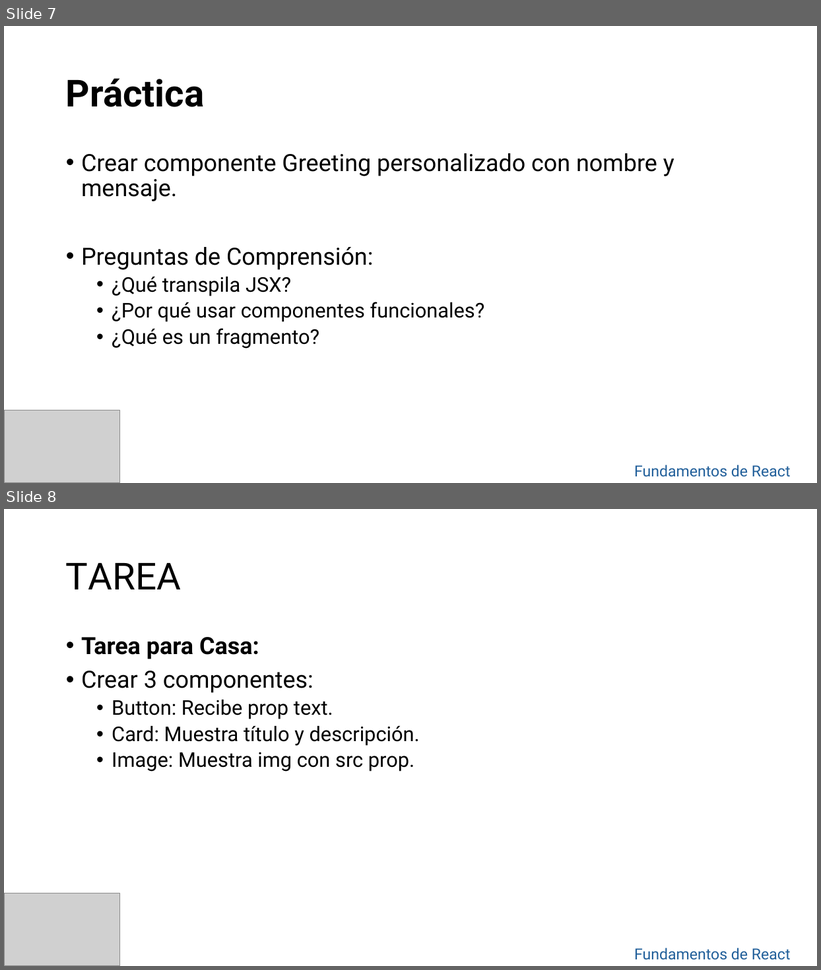
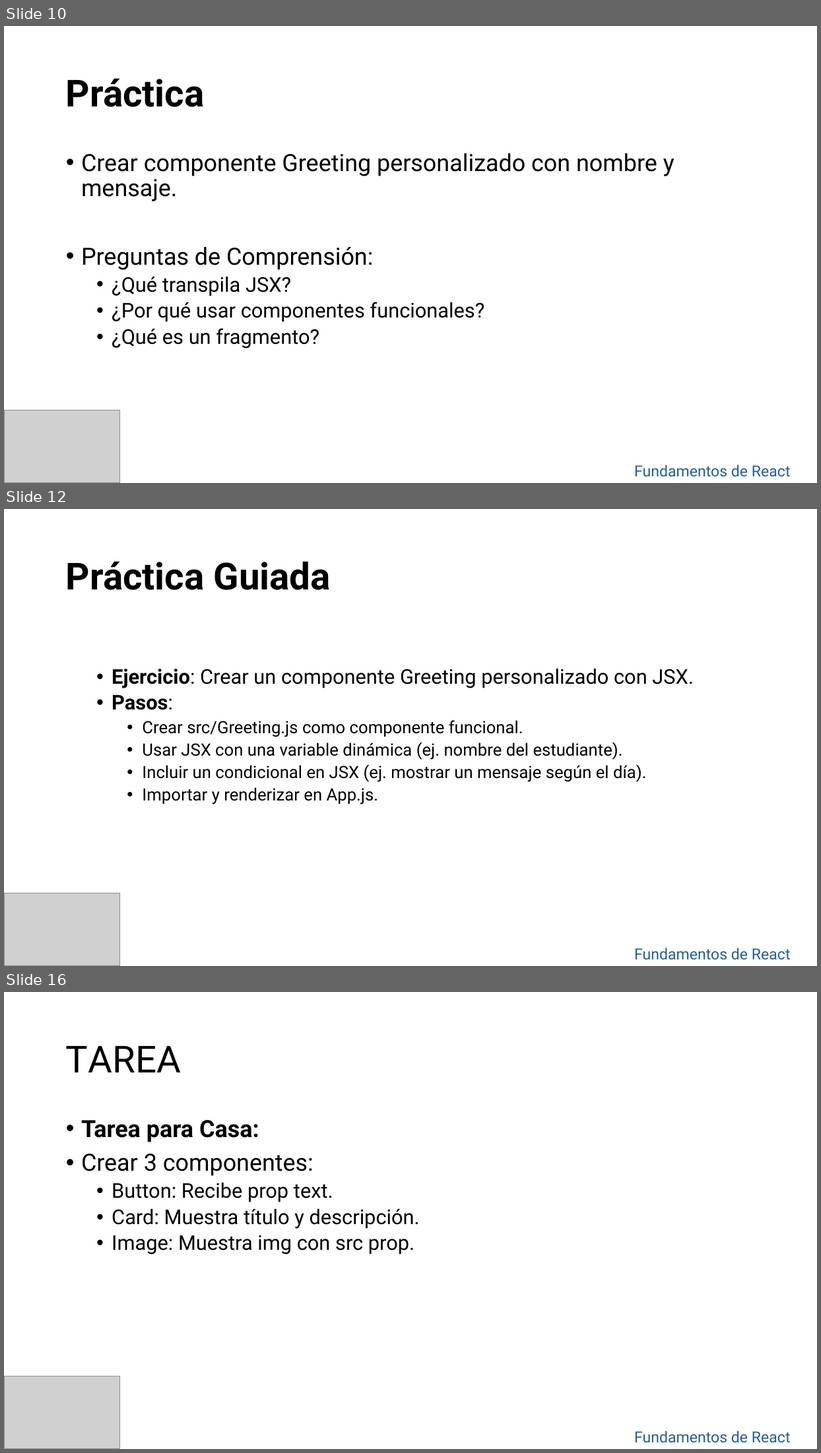
Before and after one commit to jompy31/Curso_react_2025, a slide deck: Clase 2.pptx. Shown one above the other, each under a label of ours: slides 7 and 8 before the commit, slides 10, 12 and 16 after it; the slides between them are not shown. The pictures are 821x970 and 821x1453 pixels, drawn with LibreOffice and Linux fonts; fonts in the diff are those of the drawing; grey boxes stand for pictures; background and template pictures are left out. Boxes give left, top, right and bottom in pixels: in the first picture for what was removed or moved away, otherwise in the second. Text is boxed around its words. In the diff, an @@ line names an element or a change of style, - is before the commit and + after.

```diff
--- a/Clase 2.pptx
+++ b/Clase 2.pptx
@@ slide 12 added at (4,509,817,966), background picture (left out) @@
@@ title added at (66,561,331,590), 44 pt, text #000000, bold @@
+Práctica Guiada
@@ text added at (112,669,694,805), 20 pt, text #000000 @@
+  • Ejercicio: Crear un componente Greeting personalizado con JSX.
+  • Pasos:
+    • Crear src/Greeting.js como componente funcional.
+    • Usar JSX con una variable dinámica (ej. nombre del estudiante).
+    • Incluir un condicional en JSX (ej. mostrar un mensaje según el día).
+    • Importar y renderizar en App.js.
@@ picture added at (4,893,120,966) @@
@@ text added at (634,948,791,960), 18 pt, text #215F9A @@
+Fundamentos de React
@@ what was slide 7 is now slide 10 @@
@@ what was slide 8 is now slide 16 @@
```
Also in this commit, not shown: 4 slides changed, 8 other slides added, 28 other files.
